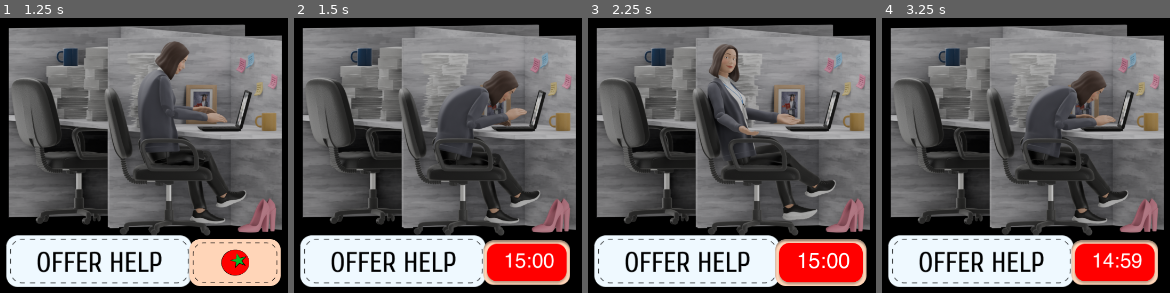
Above: before the commit, frames 1-4 (left to right).
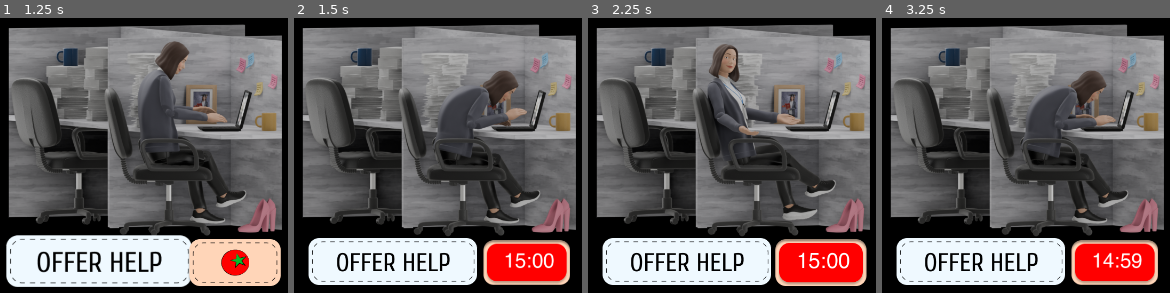
Above: after the commit, the same moments.

Repository: grkovalev/office-game
Game: Godot game, scene res://node.tscn
Two runs of this game, one before a commit and one after it. Both use one fixed random seed, a clock stepped at 60 frames per second and the inputs below.
Inputs (mouse positions are in pixels of both pictures, inside the frame that each line leads up to):
- Up to frame 1 (1.25 s): click (97, 262) at 0.5 s
- Up to frame 2 (1.5 s): click (530, 265) at 1.25 s
- Up to frame 3 (2.25 s): click "15:00" at 2 s
- Up to frame 4 (3.25 s): click "15:00" at 2.75 s

Frame 1 is identical in both runs. In frame 2, 4.6% of the frame differs, in the area x 2-67%, y 78-98%; in frame 3, 4.5%; in frame 4, 4.6%.
Error before the commit: Invalid assignment of property or key 'visible' with value of type 'bool' on a base object of type 'null instance'. (res://AnimatedButton.gd:99)

Commit message:
button scripts clean up
returned basic button script, made pomodorro script individual one

Diff:
--- /dev/null
+++ b/animbttn.gd
@@ -0,0 +1,34 @@
+extends TextureButton
+
+@export var hover_scale := Vector2(1.1, 1.1)
+@export var pressed_scale := Vector2(0.95, 0.95)
+@export var tween_time := 0.15
+
+var _tween: Tween
+
+func _ready() -> void:
+	pivot_offset = size / 2
+	mouse_entered.connect(_on_hover)
+	mouse_exited.connect(_on_exit)
+	button_down.connect(_on_pressed)
+	button_up.connect(_on_release)
+
+func animate_to(target_scale: Vector2):
+	if _tween:
+		_tween.kill()
+	_tween = create_tween()
+	_tween.tween_property(self, "scale", target_scale, tween_time)
+	_tween.set_trans(Tween.TRANS_BACK)
+	_tween.set_ease(Tween.EASE_OUT)
+
+func _on_hover():
+	animate_to(hover_scale)
+
+func _on_exit():
+	animate_to(Vector2.ONE)
+
+func _on_pressed():
+	animate_to(pressed_scale)
+
+func _on_release():
+	animate_to(hover_scale)
--- a/minesweeper.tscn
+++ b/minesweeper.tscn
@@ -17,6 +17,7 @@
 [ext_resource type="Script" uid="uid://bkphwlfihcy35" path="res://tilebutton.gd" id="12_1xtce"]
 [ext_resource type="Texture2D" uid="uid://8wn1ier2rei" path="res://minesweeper_atlas.png" id="15_8neyo"]
 [ext_resource type="Texture2D" uid="uid://cy2eejtdigm46" path="res://ui_buttons/minesweeper/minesweeper_ui_atlas.png" id="16_8neyo"]
+[ext_resource type="Script" uid="uid://cthnwkgja4w3y" path="res://animbttn.gd" id="18_2so26"]
 
 [sub_resource type="Gradient" id="Gradient_k6kum"]
 colors = PackedColorArray(0.5897706, 0.686903, 0.71425915, 1, 0.44313726, 0.5411765, 0.5686275, 1)
@@ -211,6 +212,7 @@
 offset_right = 485.0
 offset_bottom = 426.0
 texture_normal = SubResource("AtlasTexture_crrax")
+script = ExtResource("18_2so26")
 
 [node name="restartbtn" type="TextureButton" parent="Window"]
 offset_left = 680.0
@@ -218,3 +220,4 @@
 offset_right = 845.0
 offset_bottom = 426.0
 texture_normal = SubResource("AtlasTexture_2so26")
+script = ExtResource("18_2so26")
--- a/node.tscn
+++ b/node.tscn
@@ -17,15 +17,16 @@
 [ext_resource type="Texture2D" uid="uid://c1qdmw6wmc1vp" path="res://anim/idleanim/idleanim0012.png" id="16_w6pri"]
 [ext_resource type="Texture2D" uid="uid://dxkjokiltsv1u" path="res://anim/paused_still.png" id="20_85l3h"]
 [ext_resource type="Texture2D" uid="uid://dx63ka1u35kuk" path="res://anim/focusedanim/focusedanim0021.png" id="22_j31fo"]
+[ext_resource type="Script" uid="uid://cthnwkgja4w3y" path="res://animbttn.gd" id="22_o6fs4"]
 [ext_resource type="Script" uid="uid://csf60u4dchx6y" path="res://btn_tomat_toggle.gd" id="22_qv2vy"]
 [ext_resource type="Texture2D" uid="uid://w7kidvkwr7h4" path="res://button_pomodorrotimer.png" id="23_8jewq"]
 [ext_resource type="Texture2D" uid="uid://b4376frop5gup" path="res://anim/focusedanim/focusedanim0022.png" id="23_o6fs4"]
+[ext_resource type="Script" uid="uid://nqlnqts88e4t" path="res://PomodorroButton.gd" id="24_j31fo"]
 [ext_resource type="Texture2D" uid="uid://cswfaxnv8bnsk" path="res://anim/focusedanim/focusedanim0023.png" id="24_twhnx"]
 [ext_resource type="Texture2D" uid="uid://roh0hbwxbx84" path="res://anim/focusedanim/focusedanim0024.png" id="25_1am0g"]
 [ext_resource type="FontFile" uid="uid://btw2ewpxr30d1" path="res://fonts/Helvetica.ttf" id="25_3xwg0"]
 [ext_resource type="Texture2D" uid="uid://d258vjdxdpf0b" path="res://anim/focusedanim/focusedanim0025.png" id="26_2wy2p"]
 [ext_resource type="Texture2D" uid="uid://cjpxhr2i55wgd" path="res://anim/focusedanim/focusedanim0026.png" id="27_w6pri"]
-[ext_resource type="Script" uid="uid://olniyl52tw4r" path="res://AnimatedButton.gd" id="28_o6fs4"]
 
 [sub_resource type="SpriteFrames" id="SpriteFrames_rl2iq"]
 animations = [{
@@ -118,7 +119,7 @@
 offset_right = 966.0
 offset_bottom = 578.0
 texture_normal = ExtResource("2_e2u21")
-script = ExtResource("28_o6fs4")
+script = ExtResource("22_o6fs4")
 
 [node name="btn_tomat" type="TextureButton" parent="." node_paths=PackedStringArray("anim_sprite")]
 offset_left = 970.0
@@ -127,7 +128,7 @@
 offset_bottom = 580.0
 toggle_mode = true
 texture_normal = ExtResource("4_bss38")
-script = ExtResource("28_o6fs4")
+script = ExtResource("24_j31fo")
 cooldown_texture = ExtResource("23_8jewq")
 anim_sprite = NodePath("../anim_idlescreen")
 
Not shown, removed: AnimatedButton.gd.uid
Renamed: AnimatedButton.gd -> PomodorroButton.gd
Not shown, added: PomodorroButton.gd.uid
Not shown, added: animbttn.gd.uid
Not shown: 1 places in minesweeper.tscn that only renumber resources
Not shown: 1 places in node.tscn that only renumber resources
